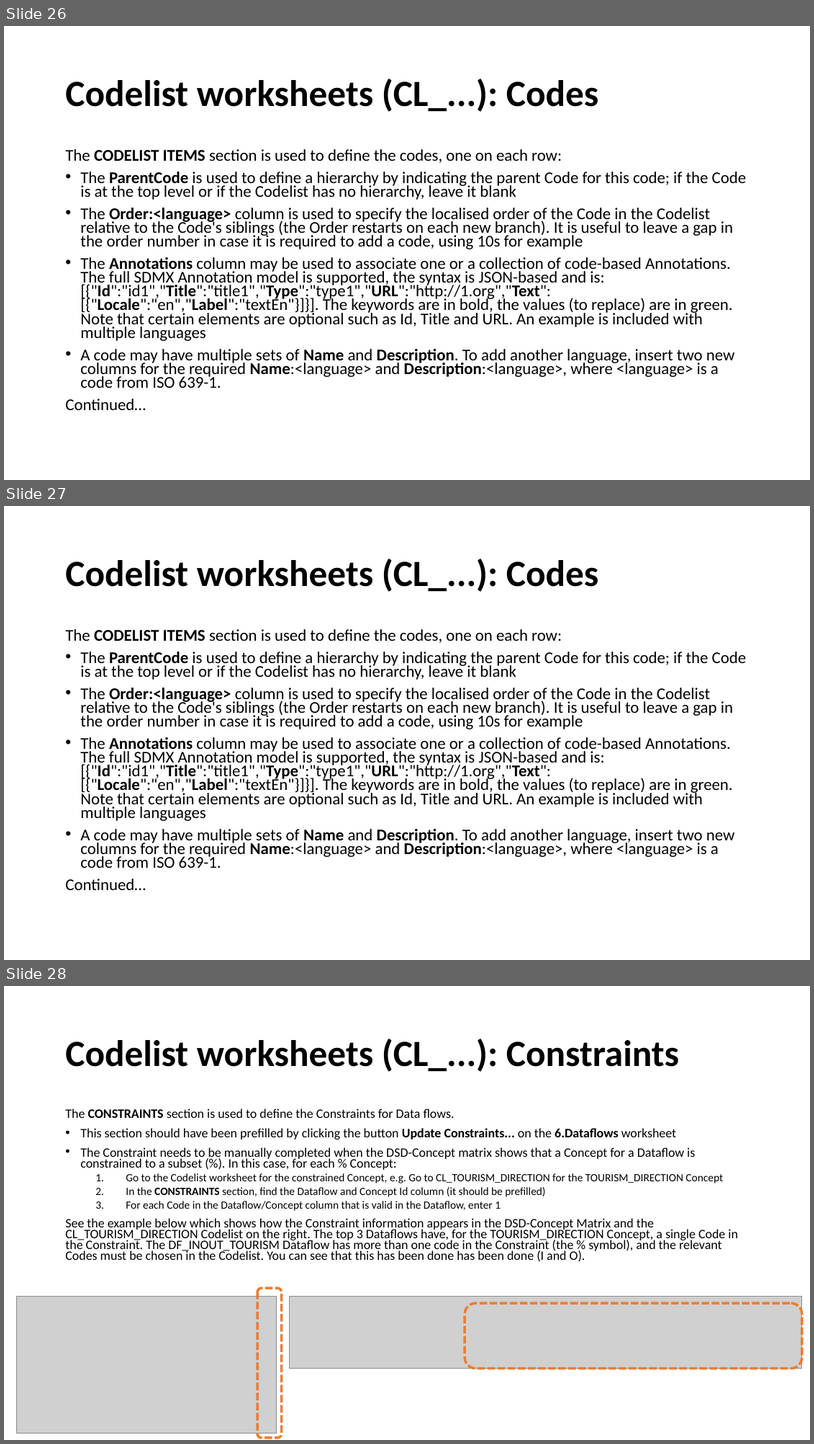
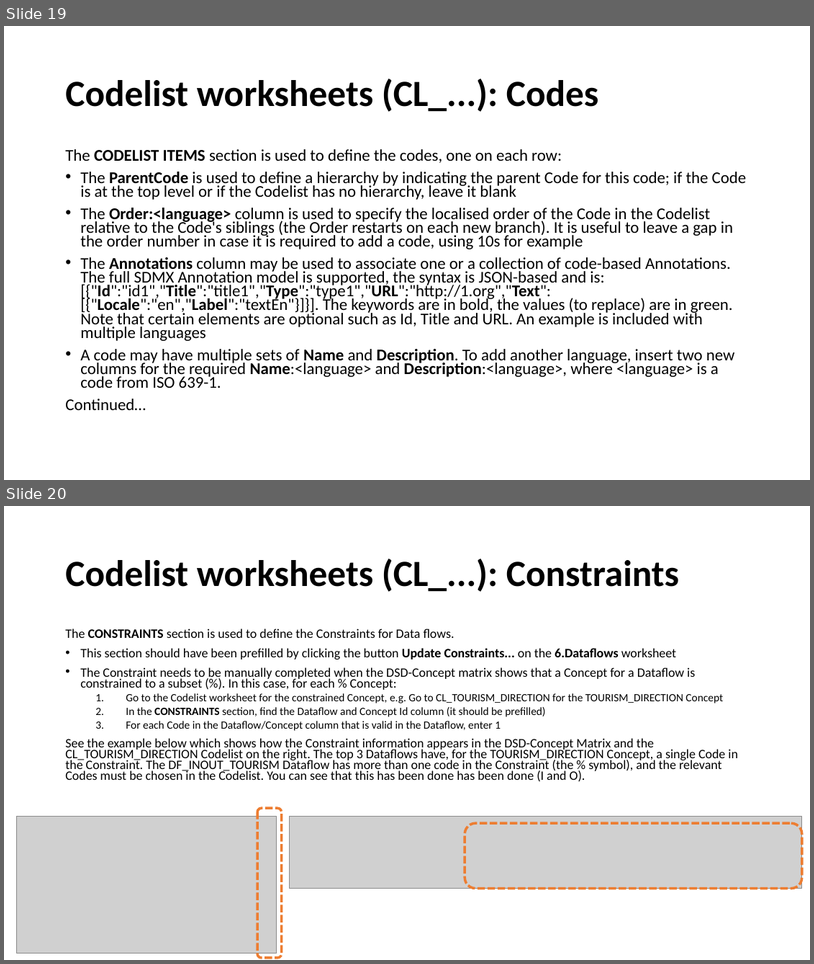
Before and after one commit to OECDSTD/sdmx-matrix-generator, a slide deck: SDMX Matrix Generator User Guide.pptx. Shown one above the other, each under a label of ours: slides 26, 27 and 28 before the commit, slides 19 and 20 after it. The pictures are 814x1444 and 814x964 pixels, drawn with LibreOffice and Linux fonts; fonts in the diff are those of the drawing; grey boxes stand for pictures. Boxes give left, top, right and bottom in pixels: in the first picture for what was removed or moved away, otherwise in the second. Text is boxed around its words. In the diff, an @@ line names an element or a change of style, - is before the commit and + after.

```diff
--- a/SDMX Matrix Generator User Guide.pptx
+++ b/SDMX Matrix Generator User Guide.pptx
@@ slide 27 removed at (x1=4, y1=506, x2=810, y2=960), background #FFFFFF @@
@@ title removed at (x1=65, y1=559, x2=599, y2=592) @@
-Codelist worksheets (CL_...): Codes
@@ text removed at (x1=65, y1=629, x2=747, y2=890) @@
-The CODELIST ITEMS section is used to define the codes, one on each row:
-• The ParentCode is used to define a hierarchy by indicating the parent Code for this code; if the Code is at the top level or if the Codelist has no hierarchy, leave it blank
-• The Order:<language> column is used to specify the localised order of the Code in the Codelist relative to the Code's siblings (the Order restarts on each new branch). It is useful to leave a gap in the order number in case it is required to add a code, using 10s for example
-• The Annotations column may be used to associate one or a collection of code-based Annotations. The full SDMX Annotation model is supported, the syntax is JSON-based and is: [{"Id":"id1","Title":"title1","Type":"type1","URL":"http://1.org","Text":[{"Locale":"en","Label":"textEn"}]}]. The keywords are in bold, the values (to replace) are in green. Note that certain elements are optional such as Id, Title and URL. An example is included with multiple languages
-• A code may have multiple sets of Name and Description. To add another language, insert two new columns for the required Name:<language> and Description:<language>, where <language> is a code from ISO 639-1.
-Continued…
@@ what was slide 26 is now slide 19 @@
@@ what was slide 28 is now slide 20 @@
```
Also in this commit, not shown: 8 slides changed, 2 slides added, 11 other slides removed.
